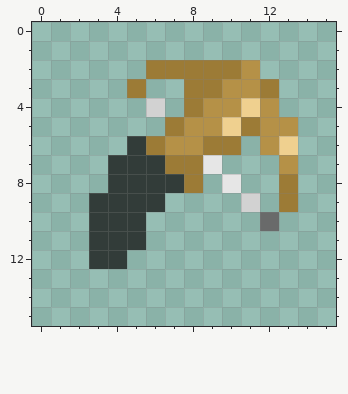
File history of a pixel-art sprite, Assets/_Assets/Sprites/Weapons/pinaColadaPenetrator.png. The picture above is the old version.
The file is 16x16 pixels.
After:
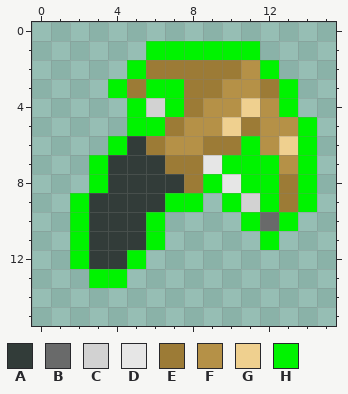
Palette (. is transparent): A #323c39  B #696a6a  C #d2d2d2  D #e6e6e6  E #9c7b36  F #b59147  G #efd08f  H #00f300
From old to new:
@@ x 0..15 @@
  0 ................
- 1 ................
- 2 ......EEEEEF....
- 3 .....E..EEFFE...
- 4 ......C.EFFGF...
- 5 .......EFFGEFF..
- 6 .....AEFFEE.FG..
- 7 ....AAAEED...F..
- 8 ....AAAAE.D..E..
- 9 ...AAAA....C.E..
-10 ...AAA......B...
-11 ...AAA..........
-12 ...AA...........
-13 ................
+ 1 ......HHHHHH....
+ 2 .....HEEEEEFH...
+ 3 ....HEHHEEFFEH..
+ 4 .....HCHEFFGFH..
+ 5 .....HHEFFGEFFH.
+ 6 ....HAEFFEEHFGH.
+ 7 ...HAAAEEDHHHFH.
+ 8 ...HAAAAEHDHHEH.
+ 9 ..HAAAAHH.HCHEH.
+10 ..HAAAH....HBH..
+11 ..HAAAH.....H...
+12 ..HAAH..........
+13 ...HH...........
 14 ................
Where, in picture pixels (left, top, right, bottom), the same in both pictures:
added: (70, 41, 317, 288)
